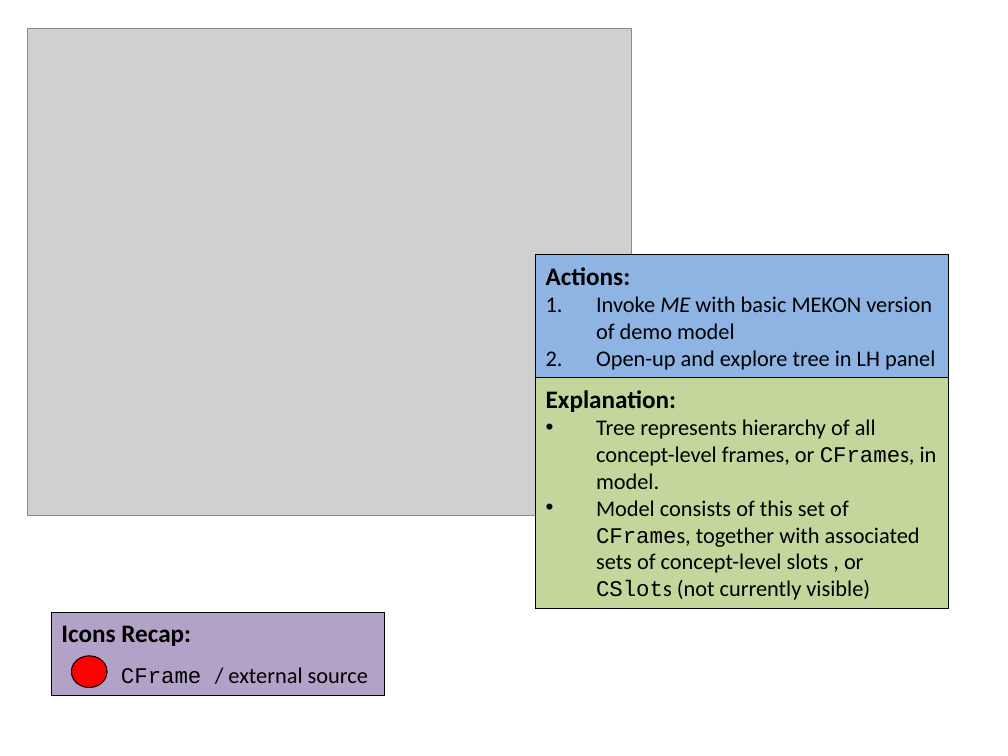
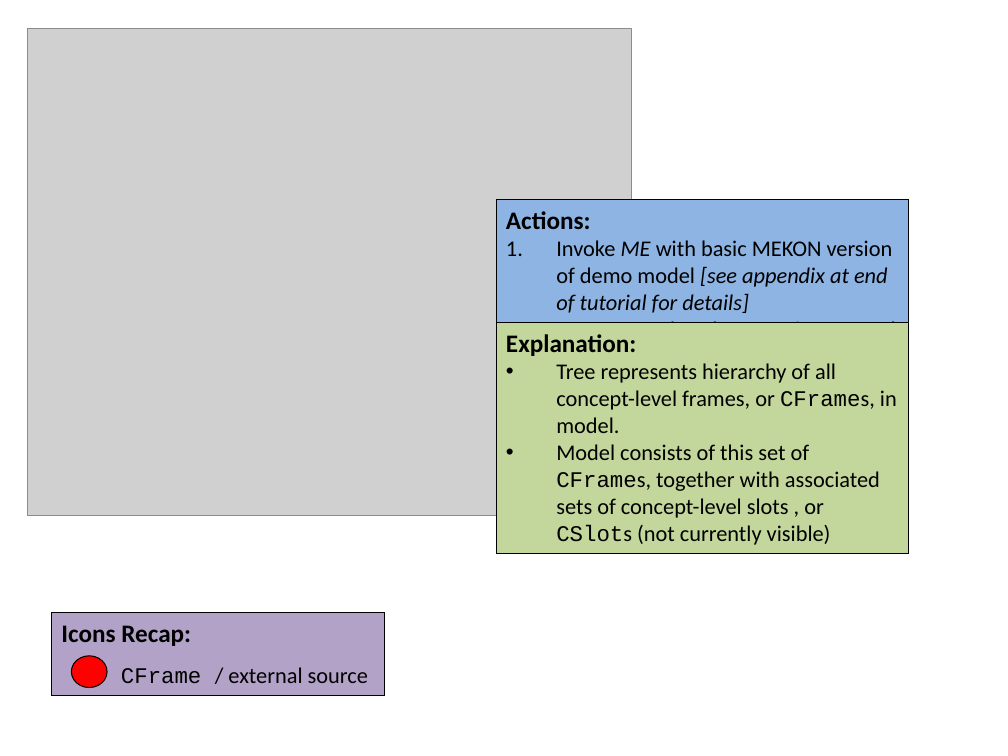
Before and after one commit to colin-puleston/mekon-hobo, a slide deck: slide 10 of docs/MEKON-HOBO Introductory Tutorial.pptx. Drawn at 1008x756 pixels with LibreOffice and Linux fonts; fonts in the diff are those of the drawing; grey boxes stand for pictures. Boxes give left, top, right and bottom in pixels: in the first picture for what was removed or moved away, otherwise in the second. Text is boxed around its words. In the diff, an @@ line names an element or a change of style, - is before the commit and + after.

```diff
--- a/docs/MEKON-HOBO Introductory Tutorial.pptx
+++ b/docs/MEKON-HOBO Introductory Tutorial.pptx
@@ rectangle "Actions:": place and size @@
-rectangle "Actions:" at [535,255,948,377]
+rectangle "Actions:" at [496,200,908,349]
@@ text in rectangle at [556,240,893,313]: text changed; italic on @@
-1. Invoke ME with basic MEKON version of demo model
+1. Invoke ME with basic MEKON version of demo model [see appendix at end of tutorial for details]
@@ rectangle "Explanation:": place and size @@
-rectangle "Explanation:" at [535,378,948,609]
+rectangle "Explanation:" at [496,323,908,553]
```
Also in this commit, not shown: 3 other slides changed, 2 slides added, 1 slide removed.
